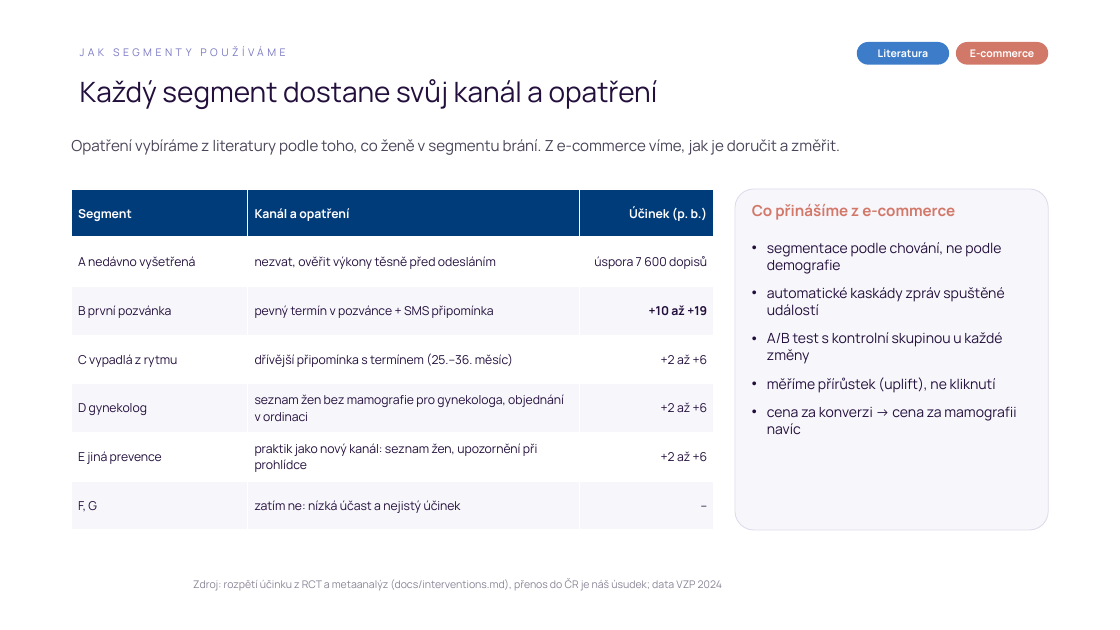
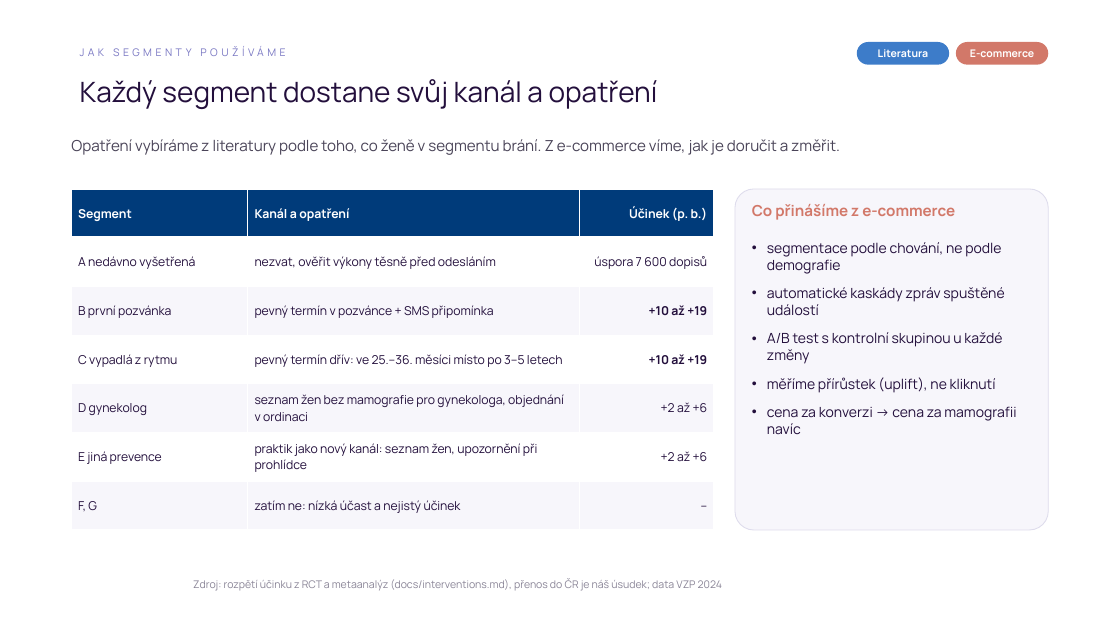
Before and after one commit to vit-tucek/mamograf-vzp, a slide deck: slide 4 of docs/vzp_pitch/pitch_3min.pptx. Drawn at 1120x630 pixels with LibreOffice and Linux fonts; fonts in the diff are those of the drawing; background and template pictures are left out. Boxes give left, top, right and bottom in pixels: in the first picture for what was removed or moved away, otherwise in the second. Text is boxed around its words. In the diff, an @@ line names an element or a change of style, - is before the commit and + after.

```diff
--- a/docs/vzp_pitch/pitch_3min.pptx
+++ b/docs/vzp_pitch/pitch_3min.pptx
@@ table at (71, 189, 714, 530) @@
-row 4, column 2: dřívější připomínka s termínem (25.–36. měsíc)
+row 4, column 2: pevný termín dřív: ve 25.–36. měsíci místo po 3–5 letech
-row 4, column 3: +2 až +6
+row 4, column 3: +10 až +19
```
Also in this commit, not shown: 6 other files.
